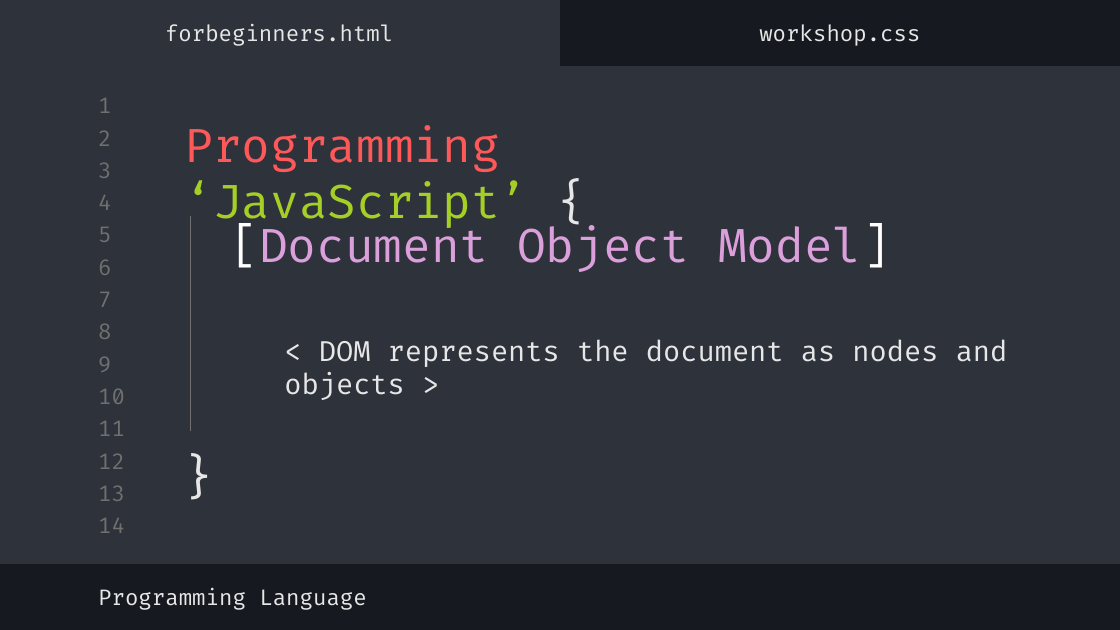
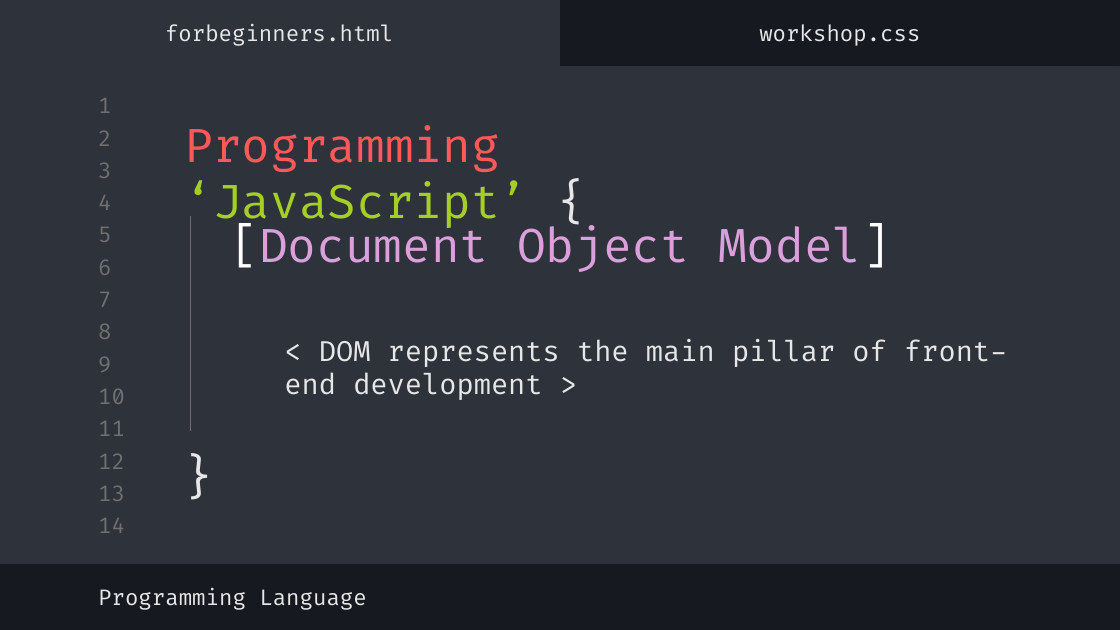
Before and after one commit to emptyshell/js-dom-example, a slide deck: slide 1 of doc/DOM.pptx. Drawn at 1120x630 pixels with LibreOffice and Linux fonts; fonts in the diff are those of the drawing. Boxes give left, top, right and bottom in pixels: in the first picture for what was removed or moved away, otherwise in the second. Text is boxed around its words. In the diff, an @@ line names an element or a change of style, - is before the commit and + after.

```diff
--- a/doc/DOM.pptx
+++ b/doc/DOM.pptx
@@ subtitle at (284, 339, 1007, 400): text changed @@
-< DOM represents the document as nodes and objects >
+< DOM represents the main pillar of front-end development >
```
Also in this commit, not shown: 1 other slide changed, 1 other file.
